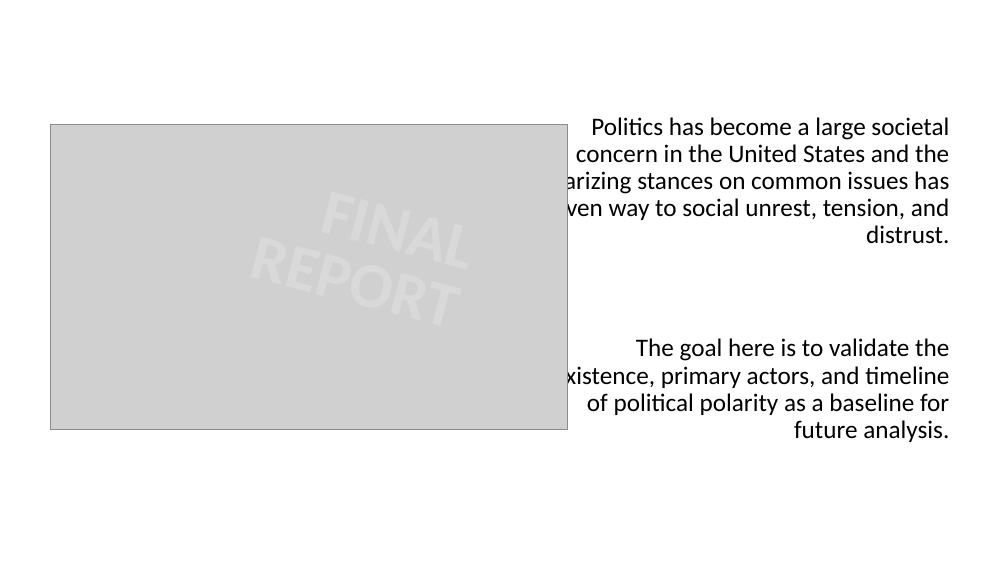
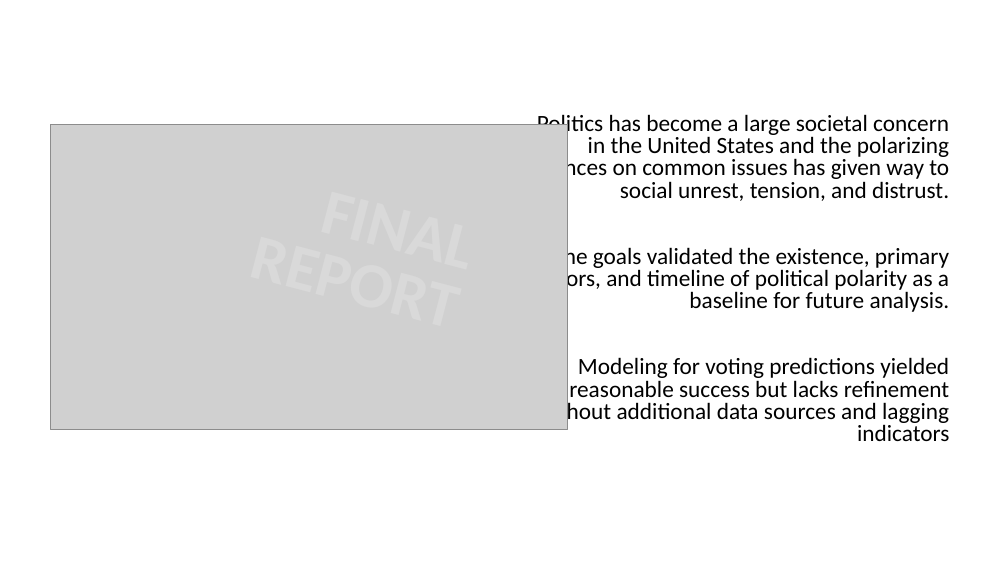
Before and after one commit to Malekyte/political-polarity, a slide deck: slide 2 of reports/Final Presentation.pptx. Drawn at 1008x567 pixels with LibreOffice and Linux fonts; fonts in the diff are those of the drawing; grey boxes stand for pictures. Boxes give left, top, right and bottom in pixels: in the first picture for what was removed or moved away, otherwise in the second. Text is boxed around its words. In the diff, an @@ line names an element or a change of style, - is before the commit and + after.

```diff
--- a/reports/Final Presentation.pptx
+++ b/reports/Final Presentation.pptx
@@ subtitle at (x1=537, y1=114, x2=949, y2=201): size 24 to 22.2 pt in "Politics has become a large societal concern ..."; line spacing 0.9 to 0.8 @@
@@ subtitle at (x1=537, y1=244, x2=950, y2=441): text changed; size 24 to 22.2 pt @@
-The goal here is to validate the existence, primary actors, and timeline of political polarity as a baseline for future analysis.
+The goals validated the existence, primary actors, and timeline of political polarity as a baseline for future analysis.
+Modeling for voting predictions yielded reasonable success but lacks refinement without additional data sources and lagging indicators
```
Also in this commit, not shown: 9 other slides changed.
